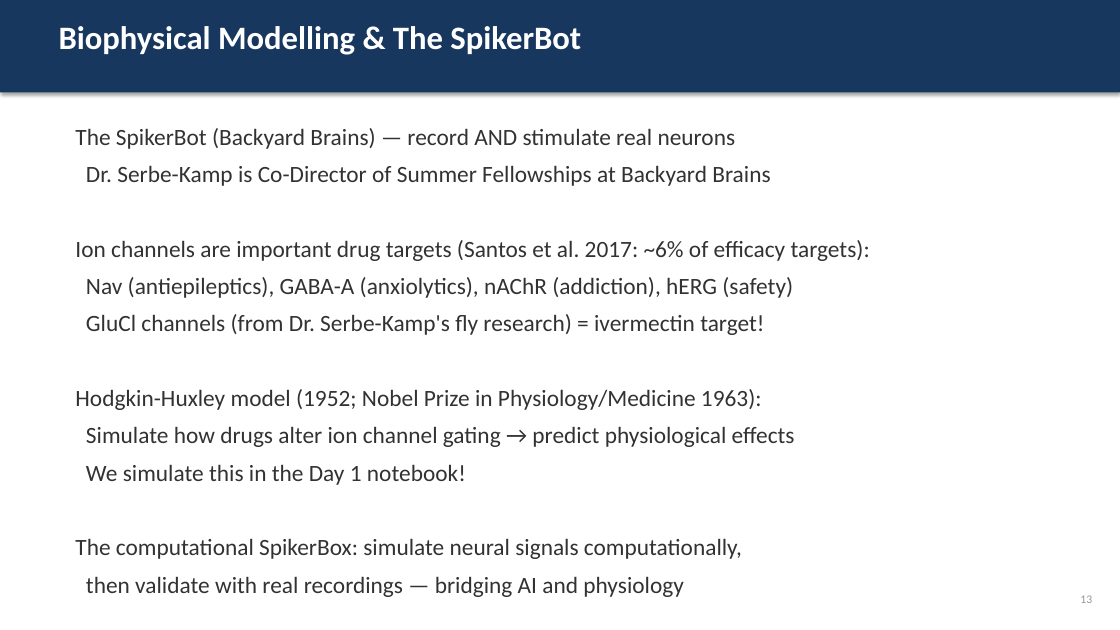
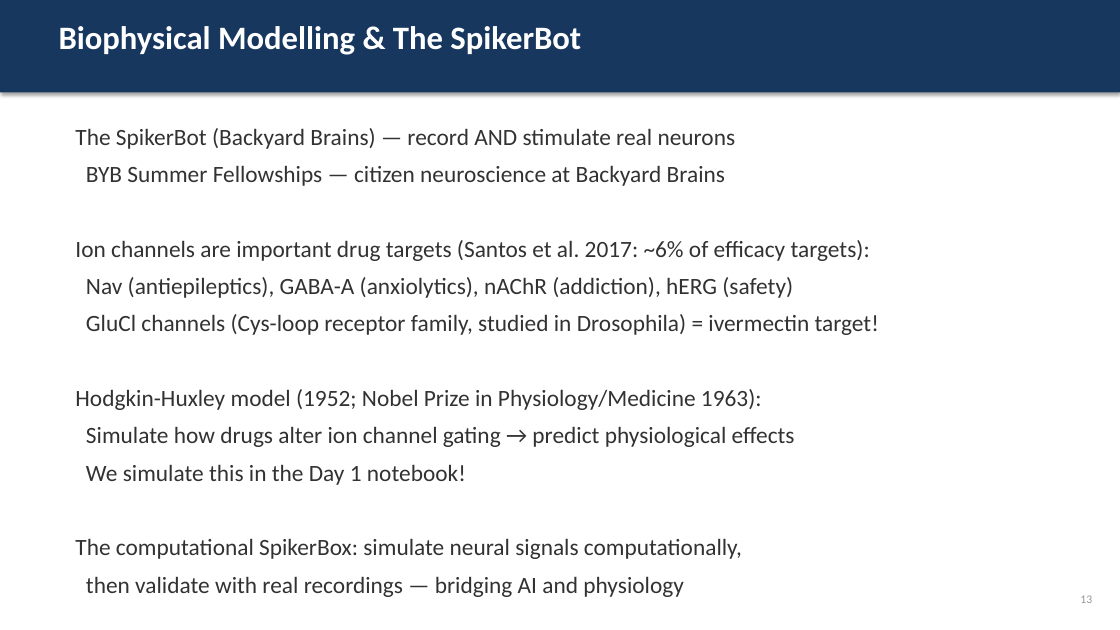
Before and after one commit to officialprateekmethwani-coder/AI-Drug-Discovery, a slide deck: slide 13 of day1_introduction/slides.pptx. Drawn at 1120x630 pixels with LibreOffice and Linux fonts; fonts in the diff are those of the drawing. Boxes give left, top, right and bottom in pixels: in the first picture for what was removed or moved away, otherwise in the second. Text is boxed around its words. In the diff, an @@ line names an element or a change of style, - is before the commit and + after.

```diff
--- a/day1_introduction/slides.pptx
+++ b/day1_introduction/slides.pptx
@@ text at (86, 165, 725, 186): text changed @@
-Dr. Serbe-Kamp is Co-Director of Summer Fellowships at Backyard Brains
+BYB Summer Fellowships — citizen neuroscience at Backyard Brains
@@ text at (86, 314, 879, 335): text changed @@
-GluCl channels (from Dr. Serbe-Kamp's fly research) = ivermectin target!
+GluCl channels (Cys-loop receptor family, studied in Drosophila) = ivermectin target!
```
Also in this commit, not shown: 4 other slides changed, 5 other files.
